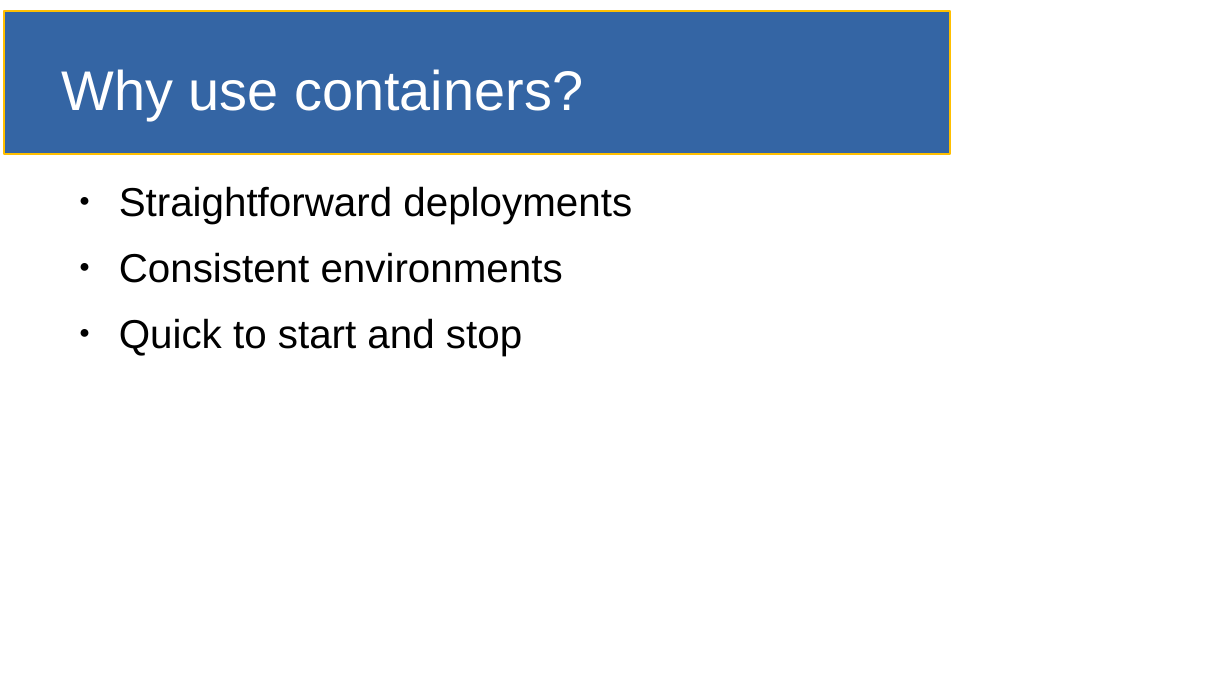
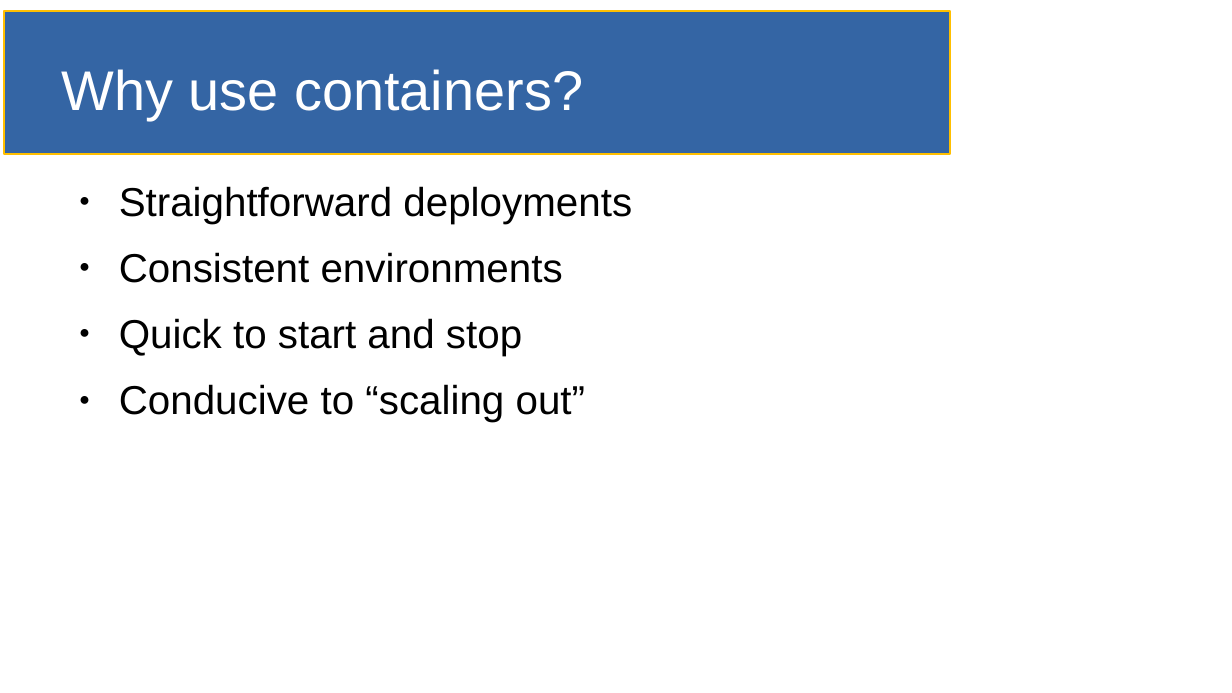
Before and after one commit to SmithE65/Containerizing, a slide deck: slide 3 of doc/slides.odp. Drawn at 1232x693 pixels with LibreOffice and Linux fonts; fonts in the diff are those of the drawing. Boxes give left, top, right and bottom in pixels: in the first picture for what was removed or moved away, otherwise in the second. Text is boxed around its words. In the diff, an @@ line names an element or a change of style, - is before the commit and + after.

```diff
--- a/doc/slides.odp
+++ b/doc/slides.odp
@@ text at [119,384,585,422]: paragraph added @@
+● Conducive to “scaling out”
```
Also in this commit, not shown: 1 other file.
